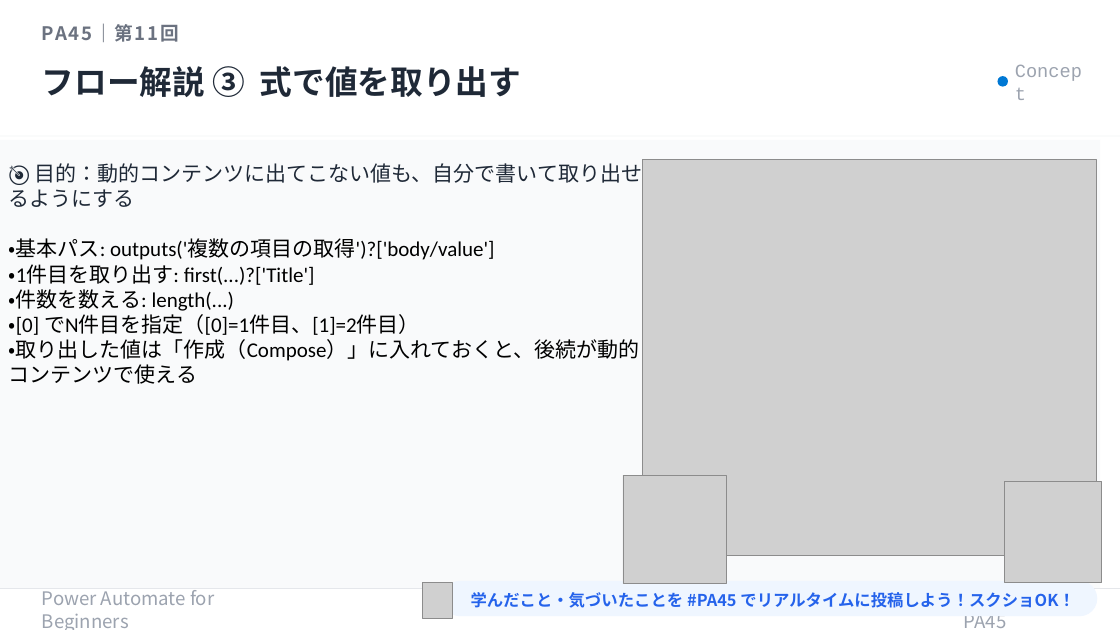
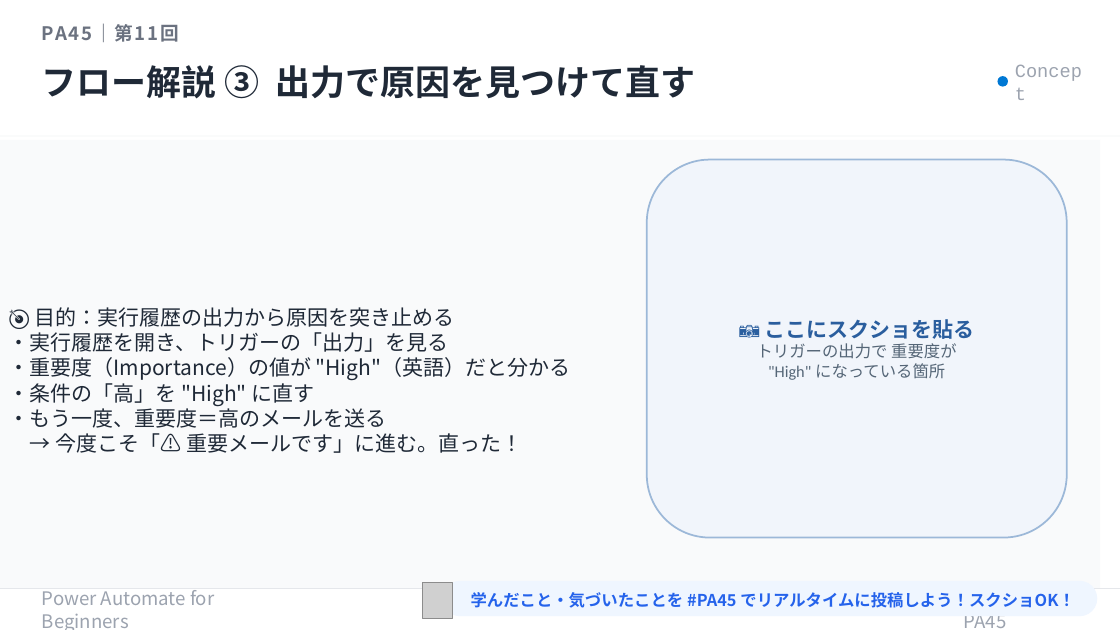
Before and after one commit to Haru-PowerPlatform/pa45, a slide deck: slide 14 of assets/pa45/P011_PA45_RunHistory_20260521.pptx (slide 13 before the commit). Drawn at 1120x630 pixels with LibreOffice and Linux fonts; fonts in the diff are those of the drawing; grey boxes stand for pictures. Boxes give left, top, right and bottom in pixels: in the first picture for what was removed or moved away, otherwise in the second. Text is boxed around its words. In the diff, an @@ line names an element or a change of style, - is before the commit and + after.

```diff
--- a/assets/pa45/P011_PA45_RunHistory_20260521.pptx
+++ b/assets/pa45/P011_PA45_RunHistory_20260521.pptx
@@ text at <box>42,65,696,99</box>: text changed; size 28 to 30 pt @@
-フロー解説 ③ 式で値を取り出す
+フロー解説 ③ 出力で原因を見つけて直す
@@ picture removed at <box>643,160,1096,555</box> @@
@@ rounded rectangle added at <box>647,160,1067,538</box>, fill #F1F5FB, outline #9CB8D8 1.5 pt, 14 pt, text #556677 @@
+📷 ここにスクショを貼る
+トリガーの出力で 重要度が
+"High" になっている箇所
@@ text at <box>9,307,571,453</box>: text changed; font Calibri to Noto Sans CJK JP; text colour #000000 to #1F2937 @@
-🎯 目的：動的コンテンツに出てこない値も、自分で書いて取り出せるようにする
-・基本パス: outputs('複数の項目の取得')?['body/value']
-・1件目を取り出す: first(...)?['Title']
-・件数を数える: length(...)
-・[0] でN件目を指定（[0]=1件目、[1]=2件目）
-・取り出した値は「作成（Compose）」に入れておくと、後続が動的コンテンツで使える
+🎯 目的：実行履歴の出力から原因を突き止める
+・実行履歴を開き、トリガーの「出力」を見る
+・重要度（Importance）の値が "High"（英語）だと分かる
+・条件の「高」を "High" に直す
+・もう一度、重要度＝高のメールを送る
+→ 今度こそ「⚠️ 重要メールです」に進む。直った！
@@ picture removed at <box>623,476,727,584</box> @@
@@ picture removed at <box>1005,481,1102,583</box> @@
```
Also in this commit, not shown: 15 other slides changed, 1 other file.
